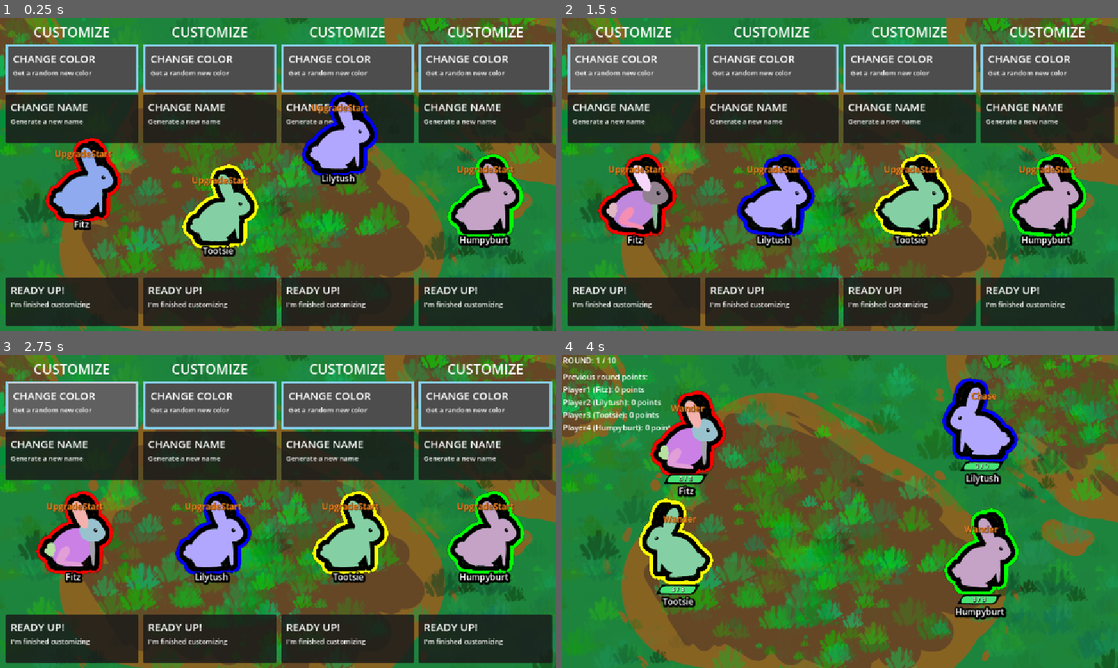
Above: before the commit, frames 1-4 (two rows, left to right).
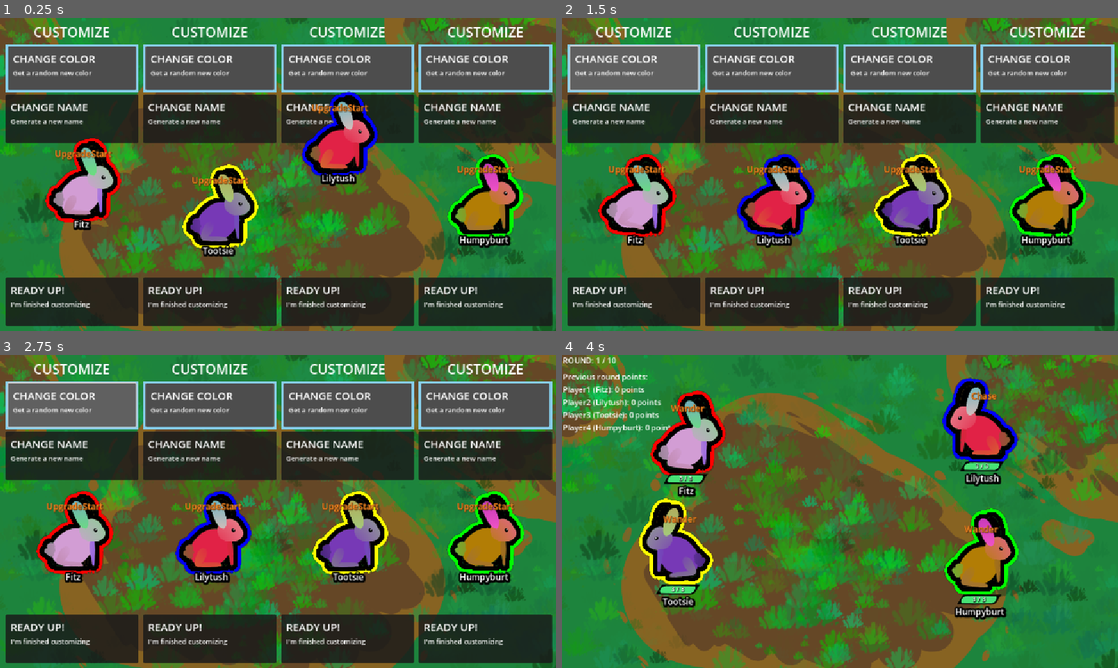
Above: after the commit, the same moments.

Repository: Galitie/tm2
Game: Godot game, scene res://test_scene.tscn
The game is run twice, just before and just after one commit, with the same random seed, the same clock (stepped at 60 frames per second) and the same inputs. Sound files missing from this copy of the repository are replaced by a short silence.
Inputs (mouse positions are in pixels of both pictures, inside the frame that each line leads up to):
- Up to frame 1 (0.25 s): no input
- Up to frame 2 (1.5 s): click (634, 68) at 0.52 s; click (634, 68) at 1.27 s
- Up to frame 3 (2.75 s): click (72, 405) at 2.02 s
- Up to frame 4 (4 s): tap Enter (ui_accept) at 2.75, 3.02 s; move the mouse to (962, 495) at 2.77 s; click (962, 495) at 2.92 s; drag from (728, 527) to (684, 452) at 3.52 s

The runs differ from the first frame. In frame 1, 4.5% of the frame differs, in the area x 9-93%, y 26-72%; in frame 2, 4.1%; in frame 3, 4.5%; in frame 4, 4.5%.

Commit message:
MonsterPart color blending. Reset hitbox on hurt animation

Diff:
--- a/bunny.tscn
+++ b/bunny.tscn
@@ -195,7 +195,6 @@
 texture = ExtResource("11_76uj3")
 
 [node name="hitbox" type="Area2D" parent="." groups=["Attack"]]
-visible = false
 
 [node name="shape" type="CollisionShape2D" parent="hitbox"]
 shape = SubResource("RectangleShape2D_g5rs1")
--- a/bunny_anim.tres
+++ b/bunny_anim.tres
@@ -2627,6 +2627,18 @@
 "update": 0,
 "values": [Vector2(0, 0), Vector2(0, -10.71), Vector2(0, 0)]
 }
+tracks/20/type = "value"
+tracks/20/imported = false
+tracks/20/enabled = true
+tracks/20/path = NodePath("hitbox/shape:disabled")
+tracks/20/interp = 1
+tracks/20/loop_wrap = true
+tracks/20/keys = {
+"times": PackedFloat32Array(0),
+"transitions": PackedFloat32Array(1),
+"update": 1,
+"values": [true]
+}
 
 [sub_resource type="Animation" id="Animation_qx6ai"]
 resource_name = "idle"
--- a/monster_generation.gd
+++ b/monster_generation.gd
@@ -84,7 +84,7 @@
 		anim_player.add_animation_library("", body_animations[new_part.monster_type])
 
 	var new_part_node: MonsterPartNode = MonsterPartNode.new()
-	new_part_node.init(monster, new_part, back_shader, _connection)
+	new_part_node.init(monster, new_part, parent, load("uid://b1h6un00sweia"), back_shader, _connection)
 
 	for connection: MonsterConnection in new_part.connections:
 		var part: MonsterPart
@@ -92,6 +92,7 @@
 		if connection.is_accessory:
 			part = MonsterPart.new()
 			part.type = connection.part_type
+			part.is_accessory = true
 		else:
 			part = GetRandomPart(connection.part_type)
 
--- a/monster_part_node.gd
+++ b/monster_part_node.gd
@@ -3,10 +3,11 @@
 
 var part_ref: MonsterPart
 var connection_ref: MonsterConnection
+var parent_part: MonsterPartNode
 var anim_offset: Node2D
 var sprite: Sprite2D
 
-func init(monster: Monster, part: MonsterPart, back_shader: ShaderMaterial, connection: MonsterConnection = null) -> void:
+func init(monster: Monster, part: MonsterPart, parent: Node2D, front_shader: Shader, back_shader: ShaderMaterial, connection: MonsterConnection = null) -> void:
 	part_ref = part
 	var prefix: String = MonsterPart.PART_TYPE.keys()[part_ref.type]
 	name = prefix
@@ -19,7 +20,6 @@
 	sprite.name = "sprite"
 	sprite.offset = part_ref.offset
 	sprite.texture = part_ref.texture
-	sprite.self_modulate = monster.base_color
 
 	anim_offset.add_child(sprite)
 
@@ -49,5 +49,32 @@
 		hurtbox.add_child(shape)
 		add_child(hurtbox)
 
+	if parent is MonsterPartNode:
+		parent_part = parent
+
+	if part_ref.is_accessory || part_ref.type == MonsterPart.PART_TYPE.EYE:
+		return
+
+	if connection_ref == null || !connection_ref.is_back:
+		var shader_material: ShaderMaterial = ShaderMaterial.new()
+		shader_material.shader = front_shader
+		shader_material.resource_local_to_scene = true
+		sprite.material = shader_material
+
+		if parent_part != null:
+			sprite.material.set_shader_parameter("parent_part_world_pos", parent_part.sprite.global_position)
+			sprite.material.set_shader_parameter("parent_part_color", parent_part.sprite.material.get_shader_parameter("part_color"))
+
+		# NOTE: https://stackoverflow.com/questions/43044/algorithm-to-randomly-generate-an-aesthetically-pleasing-color-palette
+		var part_color: Color = Color(randf_range(0.0, 1), randf_range(0.0, 1), randf_range(0.0, 1))
+		sprite.material.set_shader_parameter("part_color", part_color)
+
 	#if part.monster_type != MonsterPart.MONSTER_TYPE.ACCESSORY && parent_part != null && part.monster_type != parent_part.monster_type:
 		#part_sprite.offset = (part.offset + parts[parent_part.monster_type][part.type].offset) * 0.5
+
+func _physics_process(delta: float) -> void:
+	if part_ref.type == MonsterPart.PART_TYPE.EYE || part_ref.is_accessory:
+		return
+
+	if parent_part != null:
+		sprite.material.set_shader_parameter("parent_part_world_pos", parent_part.sprite.global_position)
--- /dev/null
+++ b/part.gdshader
@@ -0,0 +1,37 @@
+shader_type canvas_item;
+
+uniform vec2 parent_part_world_pos;
+uniform vec4 parent_part_color;
+
+uniform vec4 part_color;
+
+varying vec2 vertex_world;
+varying vec2 parent_part_vertex_space;
+
+void vertex() {
+	vertex_world = (MODEL_MATRIX * vec4(VERTEX, 0.0, 1.0)).xy;
+	parent_part_vertex_space = (inverse(MODEL_MATRIX) * vec4(parent_part_world_pos, 0.0, 1.0)).xy;
+}
+
+void fragment() {
+	float dist = distance(vertex_world, parent_part_world_pos);
+	float influence = 140.0;
+	if (dist > influence) {
+		dist = influence;
+	}
+	float norm = dist / influence;
+
+	/*if (dist < 40.0) {
+		COLOR = vec4(1.0, 0.0, 0.0, COLOR.a);
+	}
+	else {
+		COLOR = vec4(0.0, 1.0, 0.0, COLOR.a);
+	}*/
+	if (parent_part_color.a == 0.0) {
+		COLOR = vec4(part_color.xyz, COLOR.a);
+	}
+	else {
+		COLOR = vec4(mix(parent_part_color.xyz, part_color.xyz, norm).xyz, COLOR.a);
+	}
+	//COLOR = vec4(parent_part_color.xyz, COLOR.a);
+}
Not shown, added: part.gdshader.uid
